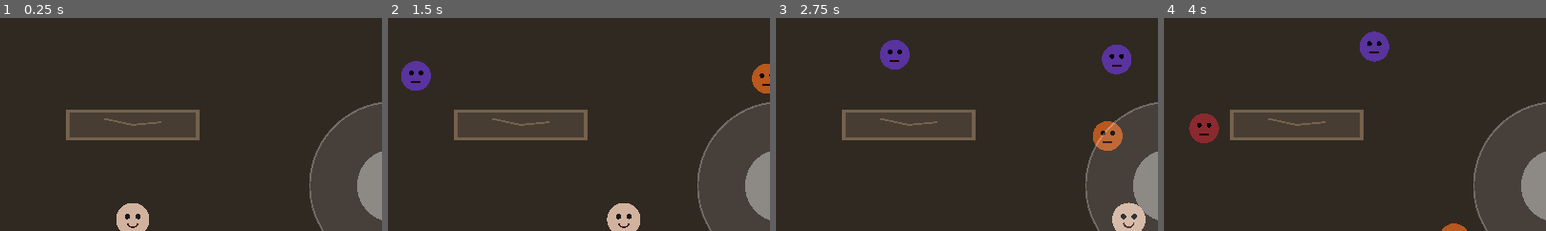
Above: before the commit, frames 1-4 (left to right).
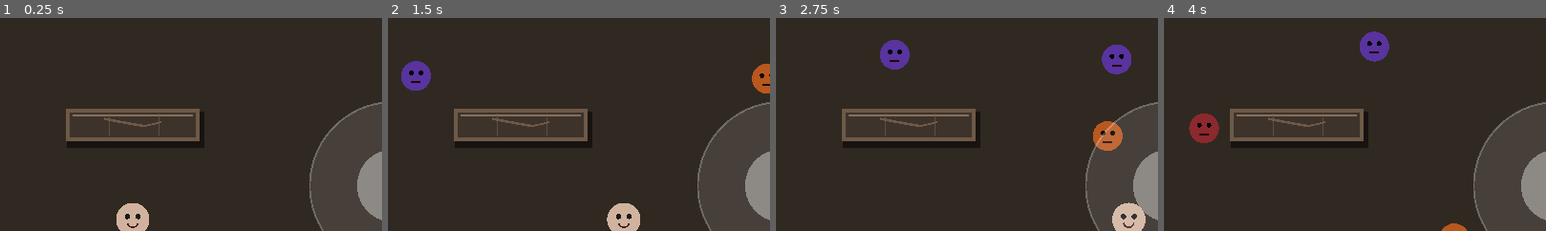
Above: after the commit, the same moments.

Repository: LoloscarPrr/Binding-of-Ismael
Game: Godot game, scene res://scenes/main.tscn
Two runs of this game, one before a commit and one after it. Both use one fixed random seed, a clock stepped at 60 frames per second and the inputs below.
Inputs (mouse positions are % of the whole screen's width and height, from its top left):
- Up to frame 1 (0.25 s): no input
- Up to frame 2 (1.5 s): tap Enter at 0.5 s; move the mouse to (72, 45) at 0.52 s; hold D (move_right) 0.53-1.25 s; click (72, 45) at 0.67 s; drag from (30, 55) to (45, 70) at 1.27 s
- Up to frame 3 (2.75 s): move the mouse to (60, 28) at 2.02 s; hold D (move_right) from 2.03 s (still down)
- Up to frame 4 (4 s): release D (move_right) at 2.75 s; drag from (45, 70) to (20, 35) at 2.77 s; move the mouse to (80, 65) at 3.52 s; hold A (move_left) from 3.53 s (still down)
The pictures show only the part of the screen within x 33-83%, y 34-84%; the shares and areas given below are measured in that part.

The runs differ from the first frame. In frame 1, 0.7% of the frame differs, in the area x 17-53%, y 42-58%; in frame 2, 0.7%; in frame 3, 0.7%; in frame 4, 0.7%.

Commit message:
feat: give room obstacles a dungeon rock style

Diff:
--- a/scripts/room_obstacle.gd
+++ b/scripts/room_obstacle.gd
@@ -22,16 +22,28 @@
 
 func _draw() -> void:
 	var rect := Rect2(-obstacle_size * 0.5, obstacle_size)
-	var fill := Color(0.28, 0.24, 0.20)
-	var rim := Color(0.46, 0.38, 0.30)
+	var shadow := rect.grow(7.0)
+	shadow.position += Vector2(5.0, 8.0)
+	var fill := Color(0.24, 0.20, 0.17)
+	var rim := Color(0.43, 0.35, 0.28)
+	var highlight := Color(0.53, 0.44, 0.35)
 	if variant == 1:
-		fill = Color(0.23, 0.25, 0.27)
-		rim = Color(0.40, 0.46, 0.50)
+		fill = Color(0.19, 0.21, 0.22)
+		rim = Color(0.34, 0.39, 0.41)
+		highlight = Color(0.46, 0.51, 0.52)
 	elif variant == 2:
-		fill = Color(0.30, 0.16, 0.14)
-		rim = Color(0.52, 0.24, 0.20)
+		fill = Color(0.25, 0.12, 0.11)
+		rim = Color(0.45, 0.20, 0.17)
+		highlight = Color(0.58, 0.29, 0.23)
+	draw_rect(shadow, Color(0.035, 0.025, 0.022, 0.62))
 	draw_rect(rect, fill)
-	draw_rect(rect, rim, false, 5.0)
+	draw_rect(rect, rim, false, 6.0)
+	var inner := rect.grow(-8.0)
+	draw_line(inner.position, Vector2(inner.end.x, inner.position.y), highlight, 3.0)
 	var crack := obstacle_size * 0.22
-	draw_line(Vector2(-crack.x, -crack.y), Vector2(0.0, 0.0), rim, 3.0)
-	draw_line(Vector2(0.0, 0.0), Vector2(crack.x, -crack.y * 0.45), rim, 3.0)
+	draw_line(Vector2(-crack.x, -crack.y), Vector2(-4.0, -2.0), rim, 4.0)
+	draw_line(Vector2(-4.0, -2.0), Vector2(crack.x * 0.42, crack.y * 0.18), rim, 4.0)
+	draw_line(Vector2(crack.x * 0.42, crack.y * 0.18), Vector2(crack.x, -crack.y * 0.45), rim, 3.0)
+	if obstacle_size.x > 150.0:
+		draw_line(Vector2(-obstacle_size.x * 0.18, rect.position.y + 5.0), Vector2(-obstacle_size.x * 0.18, rect.end.y - 5.0), Color(rim, 0.7), 2.0)
+		draw_line(Vector2(obstacle_size.x * 0.20, rect.position.y + 5.0), Vector2(obstacle_size.x * 0.20, rect.end.y - 5.0), Color(rim, 0.7), 2.0)
